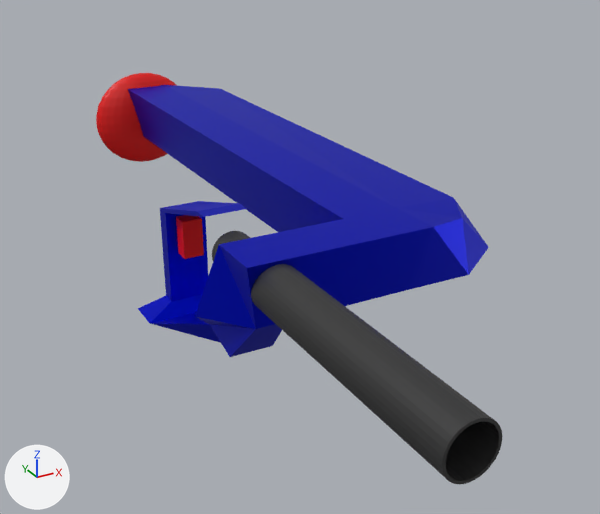
An edit to the Blender file Modele/Weapon3-mg.blend, drawn before and after from the same camera.
One viewpoint serves both versions: a 50 mm camera at (-12.6, -24.1, 17.8) aimed at (5.9, 9.6, 0.9). Arrows for +X, +Y and +Z are at lower left; the lights stay in place.

The scene before the commit, as lines of its bpy script (objects in view):
```python
me_cube = bpy.data.meshes.new('Cube')
me_cube.from_pydata(...)  # 58 vertices, 52 faces; spans x -1.0..5.47, y -0.55..13.43, z -2.16..0.68
me_cube.materials.append(mat_material_002)  # blue #0016e7
me_cube_002 = bpy.data.meshes.new('Cube.002')
me_cube_002.from_pydata(...)  # a box spanning x -1.0..1.0, y -1.0..1.0, z -1.0..2.82
me_cube_002.materials.append(mat_material_003)  # red #e70200
me_cylinder_001 = bpy.data.meshes.new('Cylinder.001')
me_cylinder_001.from_pydata(...)  # 160 vertices, 130 faces; spans x -1.0..1.0, y -1.0..1.0, z -5.0..10.6
me_cylinder_001.materials.append(mat_material_001)  # black #424243
me_sphere = bpy.data.meshes.new('Sphere')
me_sphere.from_pydata(...)  # a UV sphere (32 segments, 16 rings, poles along z) spanning x -1.0..1.0, y -1.0..1.0, z -1.0..1.0
me_sphere.materials.append(mat_material_003)  # red #e70200
ob_cube = bpy.data.objects.new('Cube', me_cube)
ob_cube.location = (0.0, 1.71, 4.3)
ob_cube.scale = (2.26, 2.26, 2.26)
ob_cube_001 = bpy.data.objects.new('Cube.001', me_cube_002)
ob_cube_001.location = (0.0, 9.33, 2.88)
ob_cube_001.scale = (0.472, 0.472, 0.472)
ob_cylinder = bpy.data.objects.new('Cylinder', me_cylinder_001)
ob_cylinder.location = (0.0, 0.0, 4.33)
ob_cylinder.rotation_euler = (1.571, 0.0, 0.0)  # degrees (90, 0, 0)
ob_sphere = bpy.data.objects.new('Sphere', me_sphere)
ob_sphere.location = (5.55, 31.63, 3.18)
ob_sphere.scale = (3.41, 1.0, 3.15)
```
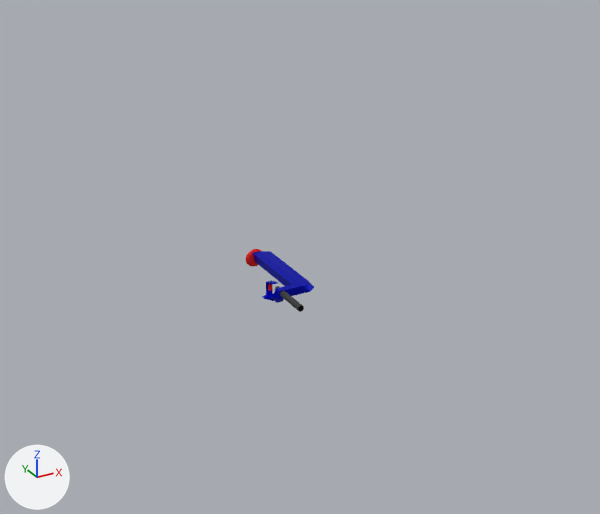
What differs and where, as boxes [x1, y1, x2, y2] in the pictures (600 x 514 px):
'Cube', deleted (blue)
    before: [128, 85, 489, 357]
'Cylinder', reshaped, rescaled (76% narrower, 75% shorter)
    before: [212, 231, 502, 484]
    after: [246, 249, 314, 312]
'Sphere', deleted (red)
    before: [96, 73, 177, 162]
'Cube.001', moved, rescaled
    before: [176, 215, 204, 259]
    after: [268, 284, 272, 291]
part 1 of me_cylinder_001, added
    after: [246, 249, 261, 266]
part 2 of me_cylinder_001, added (blue)
    after: [252, 251, 314, 303]
part 3 of me_cylinder_001, added
    after: [262, 281, 278, 299]

What the commit changed:
me_cylinder_001 is used by ob_cylinder; location (0.0, 0.0, 4.33); rotation (1.571, 0.0, 0.0), in degrees (90, 0, 0).
me_cylinder_001 had 160 vertices, 130 faces and spanned x -1.0..1.0, y -1.0..1.0, z -5.0..10.6.
me_cylinder_001 now has 700 vertices, 694 faces and spans x -2.3..12.4, y -4.9..2.0, z -32.6..10.6.
me_cylinder_001 part 1: a new loose piece, a UV sphere (32 segments, 16 rings, poles along y) spanning x 2.1..9.0, y -4.3..2.0, z -32.6..-30.6, in mat_material_003 (red #e70200).
me_cylinder_001 part 2: a new loose piece of 38 vertices spanning x -2.3..12.4, y -4.9..1.1, z -32.1..-0.5, in mat_material_002 (blue #0016e7).
me_cylinder_001 part 3: a new loose piece of 20 vertices spanning x -2.3..2.3, y -4.9..1.5, z -10.9..-5.0, in mat_material_002 (blue #0016e7).
me_cylinder_001 now uses material mat_material_003 (red #e70200).
me_cylinder_001 now uses material mat_material_002 (blue #0016e7).
Object 'Cylinder' (ob_cylinder) is rescaled from (1.0, 1.0, 1.0) to (0.12, 0.12, 0.12).
Object 'Cube' (ob_cube) is deleted.
Object 'Cube.001' (ob_cube_001) moves from (0.0, 9.33, 2.88) to (0.0, 1.12, 4.09).
Object 'Cube.001' (ob_cube_001) is rescaled from (0.472, 0.472, 0.472) to (0.06, 0.06, 0.06).
Object 'Sphere' (ob_sphere) is deleted.
